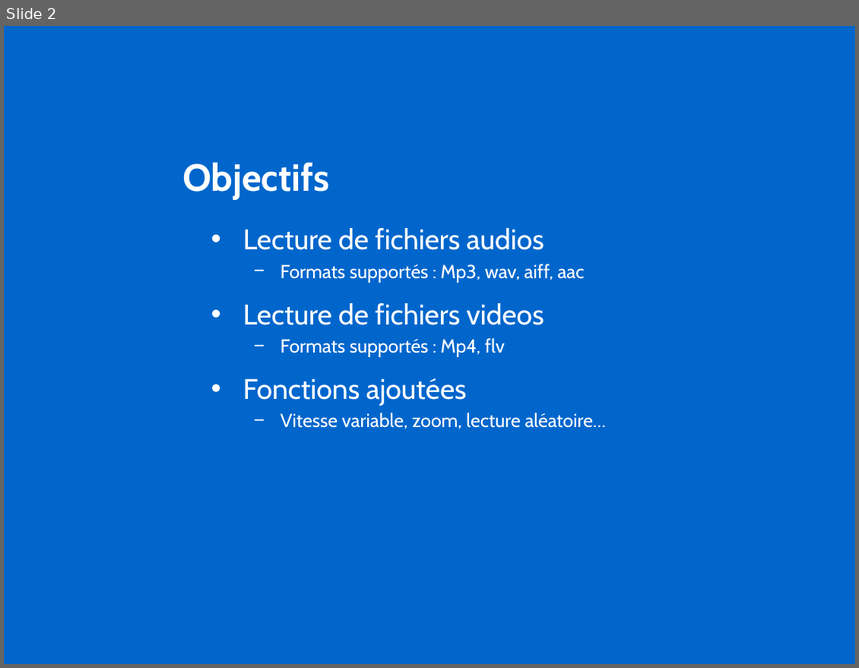
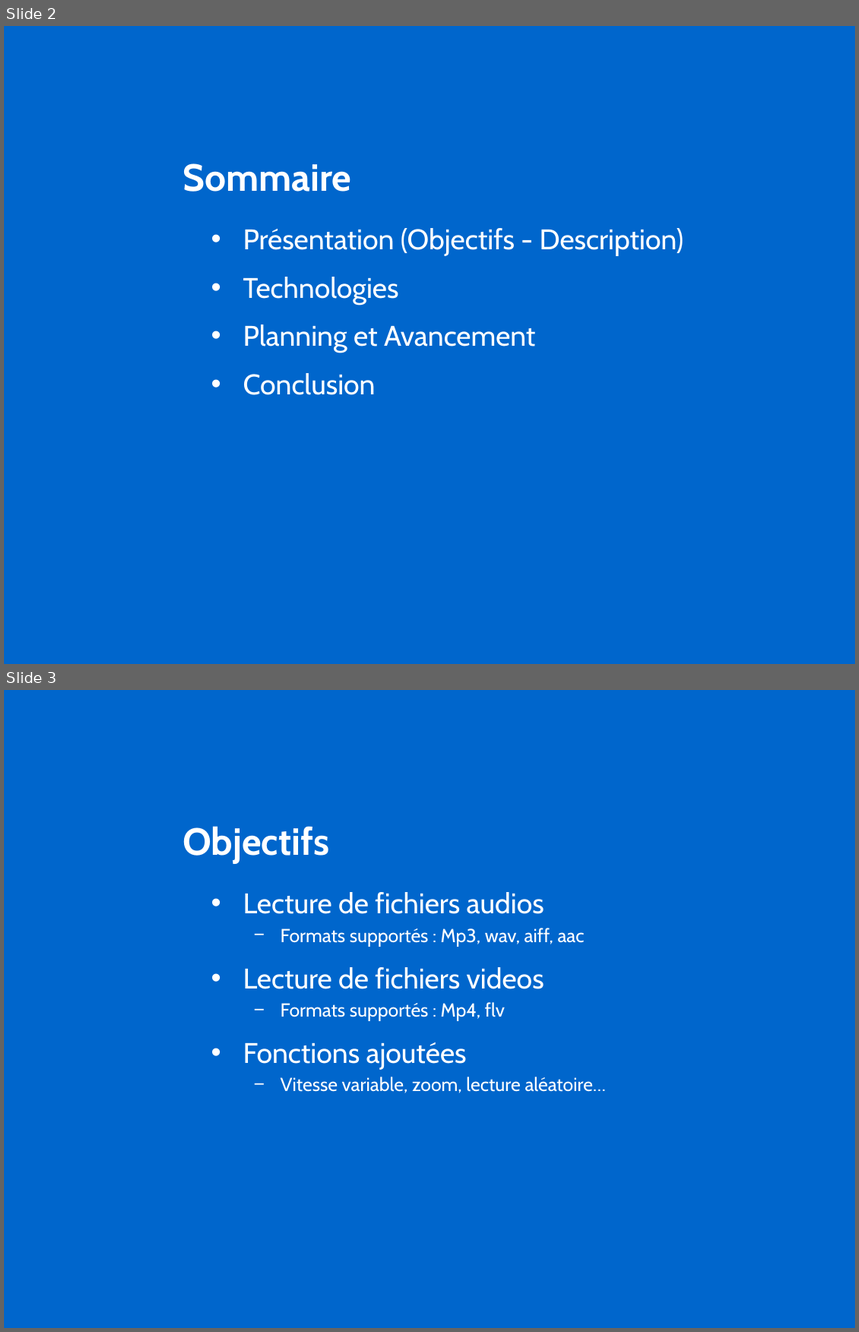
Before and after one commit to antoineNourZaf/PRO--OMP, a slide deck: Projet OMP.pptx. Shown one above the other, each under a label of ours: slide 2 before the commit, slides 2 and 3 after it. The pictures are 859x668 and 859x1332 pixels, drawn with LibreOffice and Linux fonts; fonts in the diff are those of the drawing; background and template pictures are left out. Boxes give left, top, right and bottom in pixels: in the first picture for what was removed or moved away, otherwise in the second. Text is boxed around its words. In the diff, an @@ line names an element or a change of style, - is before the commit and + after.

Commit message:
modif presentation sommaire

```diff
--- a/Projet OMP.pptx
+++ b/Projet OMP.pptx
@@ slide 2 added at <box>4,26,855,664</box>, background picture (left out) @@
@@ title added at <box>183,164,351,192</box>, 32 pt, text #FFFFFF, bold @@
+Sommaire
@@ text added at <box>243,228,684,395</box>, 24 pt, text #FFFFFF @@
+• Présentation (Objectifs - Description)
+• Technologies
+• Planning et Avancement
+• Conclusion
@@ what was slide 2 is now slide 3 @@
```
Also in this commit, not shown: 2 slides changed, 1 slide removed.
